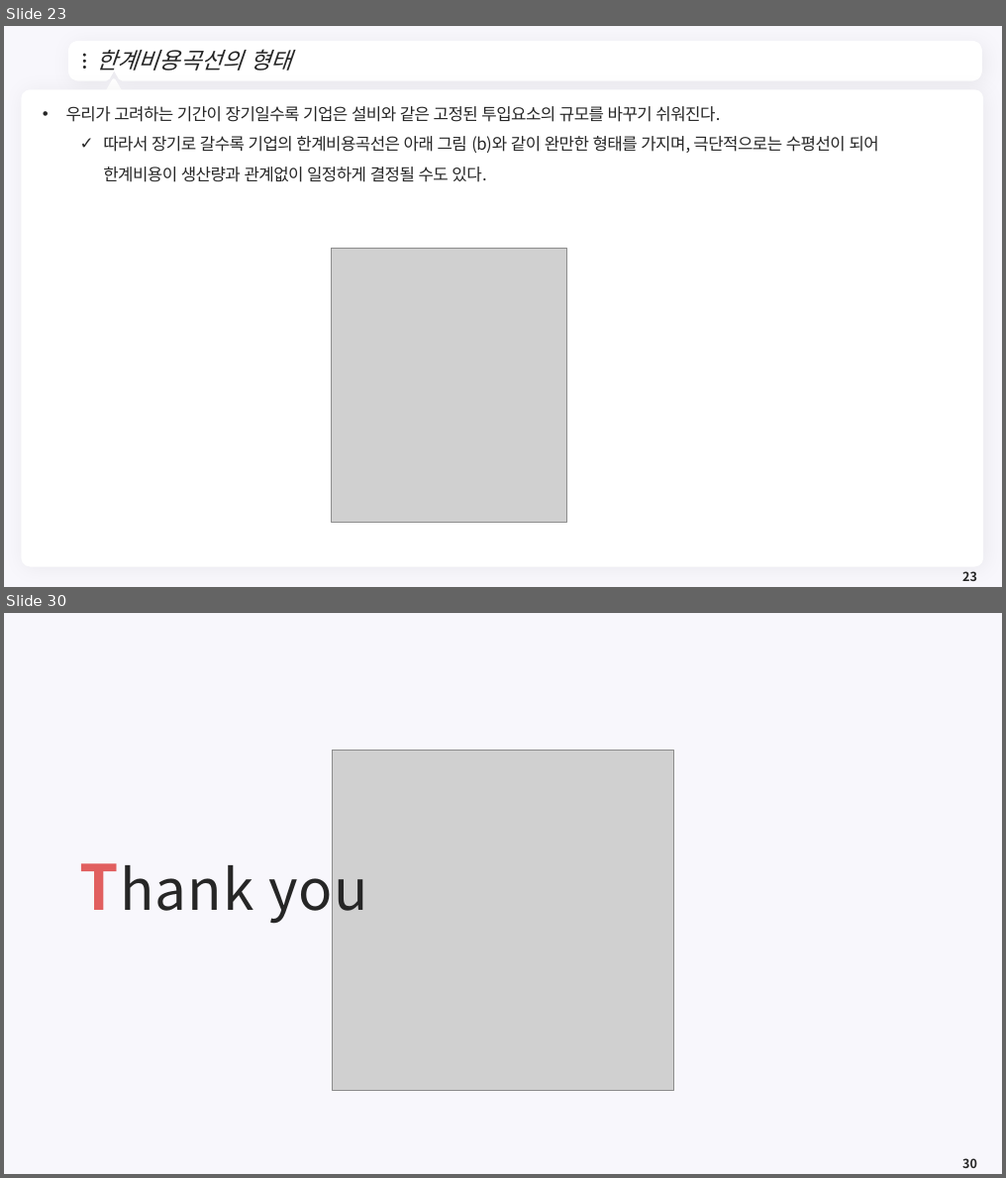
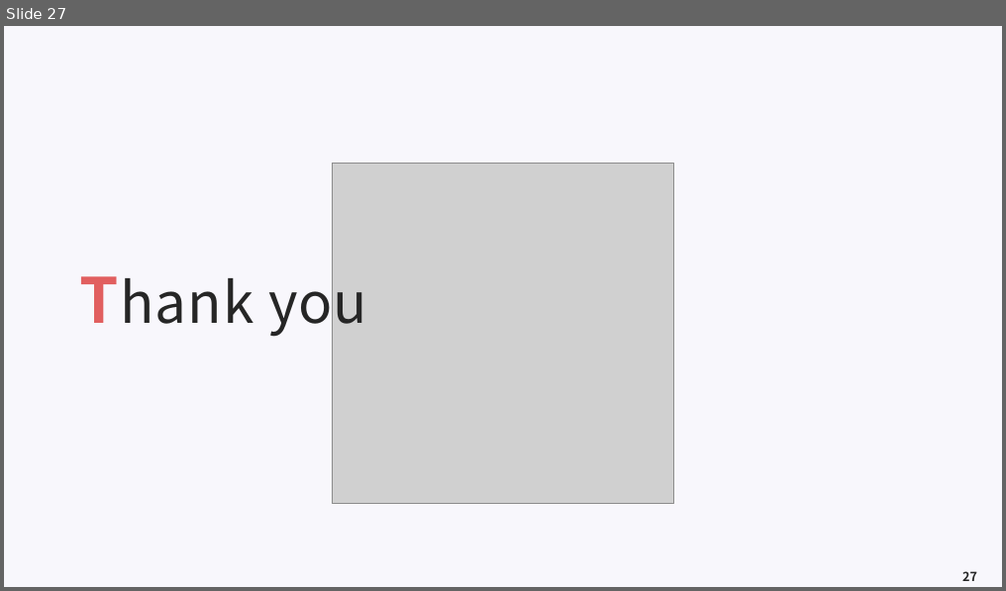
Before and after one commit to meandthey/Teaching, a slide deck: 환경경제학/2026-1/환경경제학_Chapter_04.pptx. Shown one above the other, each under a label of ours: slides 23 and 30 before the commit, slide 27 after it; the slides between them are not shown. The pictures are 1006x1178 and 1006x591 pixels, drawn with LibreOffice and Linux fonts; fonts in the diff are those of the drawing; grey boxes stand for pictures; background and template pictures are left out. Boxes give left, top, right and bottom in pixels: in the first picture for what was removed or moved away, otherwise in the second. Text is boxed around its words. In the diff, an @@ line names an element or a change of style, - is before the commit and + after.

```diff
--- a/환경경제학/2026-1/환경경제학_Chapter_04.pptx
+++ b/환경경제학/2026-1/환경경제학_Chapter_04.pptx
@@ slide 23 removed at (4, 26, 1002, 587), background #F8F7FC @@
@@ freeform shape removed at (72, 45, 979, 77) @@
@@ ellipse removed at (83, 54, 86, 57) @@
@@ title removed at (96, 49, 291, 71) @@
-한계비용곡선의 형태
@@ ellipse removed at (83, 60, 86, 63) @@
@@ ellipse removed at (83, 66, 86, 69) @@
@@ triangle removed at (105, 80, 122, 95) @@
@@ freeform shape removed at (958, 56, 967, 68) @@
@@ rounded rectangle removed at (21, 89, 984, 568) @@
@@ text removed at (66, 106, 879, 182) @@
-• 우리가 고려하는 기간이 장기일수록 기업은 설비와 같은 고정된 투입요소의 규모를 바꾸기 쉬워진다.
-  ✓ 따라서 장기로 갈수록 기업의 한계비용곡선은 아래 그림 (b)와 같이 완만한 형태를 가지며, 극단적으로는 수평선이 되어 한계비용이 생산량과 관계없이 일정하게 결정될 수도 있다.
@@ picture removed at (331, 249, 567, 522) @@
@@ page number removed at (962, 571, 977, 581) @@
-23
@@ what was slide 30 is now slide 27 @@
@@ page number at (962, 571, 977, 581): text changed @@
-30
+27
```
Also in this commit, not shown: 5 slides changed, 15 slides added, 17 other slides removed, 4 other files.
